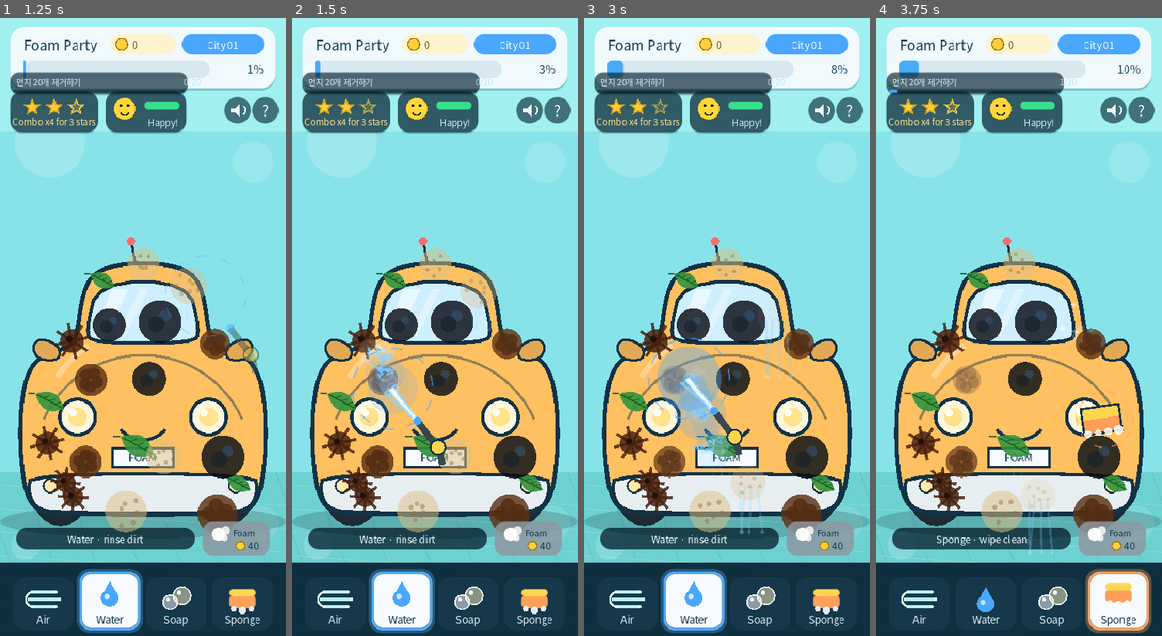
Above: before the commit, frames 1-4 (left to right).
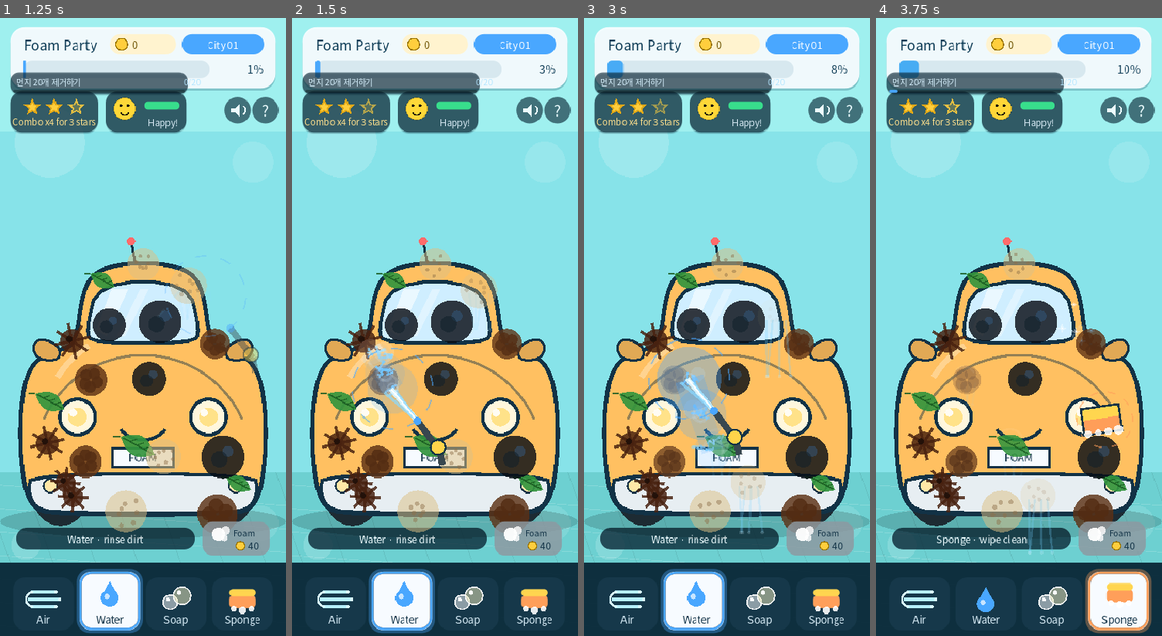
Above: after the commit, the same moments.

Repository: seorilabs/foam-party
Game: Godot game, scene res://scenes/main.tscn
Two runs of this game, one before a commit and one after it. Both use one fixed random seed, a clock stepped at 60 frames per second and the inputs below.
Inputs (mouse positions are in pixels of both pictures, inside the frame that each line leads up to):
- Up to frame 1 (1.25 s): tap Enter at 0.5, 0.6 s; move the mouse to (205, 296) at 0.52 s; click (205, 296) at 0.67 s; tap Space at 0.77 s
- Up to frame 2 (1.5 s): drag from (377, 357) to (420, 450) at 1.27 s
- Up to frame 3 (3 s): move the mouse to (755, 191) at 2.02 s; tap 2 at 2.1 s; click (755, 191) at 2.17 s; drag from (712, 450) to (641, 234) at 2.77 s
- Up to frame 4 (3.75 s): move the mouse to (1104, 419) at 3.52 s; tap 4 at 3.6 s; click (1104, 419) at 3.67 s

Frame 1 is identical in both runs. In frame 2, 0.2% of the frame differs, in the area x 33-45%, y 91-98%; in frame 3, 0.2%; in frame 4, 0.2%.

Commit message:
바운스·햅틱 트리거를 오사용 즉시 발동으로 수정, 오사용 도구 ID 별도 추적

Diff:
--- a/godot/scripts/main.gd
+++ b/godot/scripts/main.gd
@@ -244,6 +244,7 @@
 var _star3_combo_unlocked := false
 var _last_milestone_haptic_combo := -1
 var _tool_misapplied_time := -1.0
+var _tool_misapplied_tool_id := ""
 var _star_warn_sfx: AudioStreamPlayer = null
 var _prev_in_warn_zone := false
 var _patience_warn_sfx: AudioStreamPlayer = null
@@ -1802,6 +1803,12 @@
 		# +2*delta here, -delta decay in _update_dirt_motion -> net +delta only
 		# while actively rubbing, so brief stray touches never accumulate.
 		patch.resist_time += delta * 2.0
+		var now := Time.get_ticks_msec() / 1000.0
+		if now - _tool_misapplied_time > 0.6:
+			_tool_misapplied_time = now
+			_tool_misapplied_tool_id = selected_tool
+			if OS.has_feature("mobile"):
+				Input.vibrate_handheld(30)
 		if patch.resist_time >= 0.3:
 			# Keep a single active coach so overlapping patches stay readable.
 			if _hint_patch != null and _hint_patch != patch:
@@ -1810,12 +1817,8 @@
 			patch.hint_tool = _recommended_tool(patch)
 			var hint_was_inactive := patch.hint_time <= 0.0
 			patch.hint_time = max(patch.hint_time, 1.4)
-			if hint_was_inactive:
-				_tool_misapplied_time = Time.get_ticks_msec() / 1000.0
-				if OS.has_feature("mobile"):
-					Input.vibrate_handheld(30)
-				if _hint_sfx_player != null:
-					_hint_sfx_player.play()
+			if hint_was_inactive and _hint_sfx_player != null:
+				_hint_sfx_player.play()
 	else:
 		patch.resist_time = 0.0
 		patch.hint_time = 0.0
@@ -3626,7 +3629,7 @@
 				_tool_hint_box.border_color = Color(color.r, color.g, color.b, 0.55 + 0.45 * pulse)
 				draw_style_box(_tool_hint_box, visual_rect.grow(4.0))
 			draw_style_box(_style("tool_idle", Color("#16384a"), 16.0), visual_rect)
-		if _tool_misapplied_time > 0.0 and tool_id == selected_tool:
+		if _tool_misapplied_time > 0.0 and tool_id == _tool_misapplied_tool_id:
 			var age := time_now - _tool_misapplied_time
 			if age < 0.5:
 				visual_rect.position.x += sin(age * 55.0) * 5.0 * (1.0 - age / 0.5)
